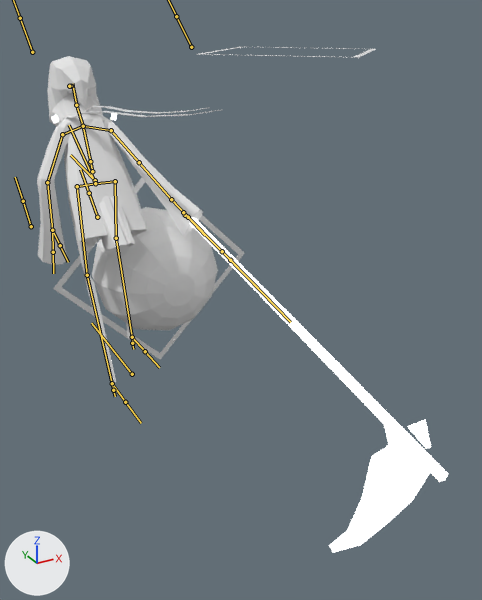
What one commit did to the FBX model NotAllSheep/Assets/Art/18_06_18/Reaper_02_Animation_03.fbx.
Before and after are seen from a camera (50 mm lens) standing at (-3.62, -9.43, 3.85) and looking at (0.28, -2.34, 0.31). Lighting does not change. The marker at lower left points along +X, +Y and +Z. Both versions are drawn at frame 2 of the action 'Armature|Scythe_LeftAction'; the numbers are the values there. The bones that bend it are drawn over the model as lines.
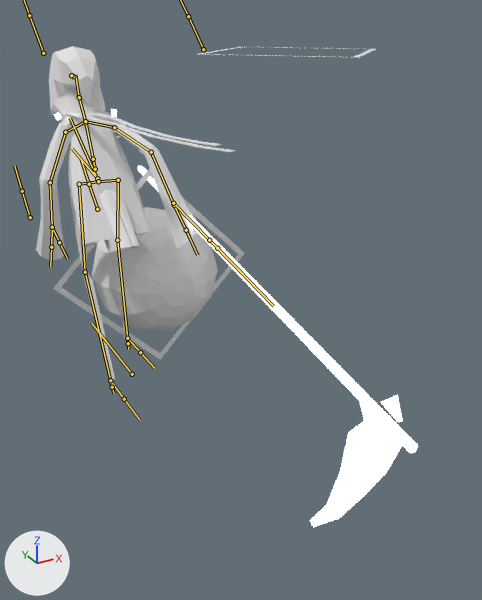
The change, as a list of edits to the scene's bpy script:
```text
Change bone_hip:
    where bone_hip = bpy.data.objects['Armature'].pose.bones['hip']  # child of 'parent'
    bone_hip.location: (-0.01, -0.09, 1.63) -> (0.01, -0.03, 1.35)
    bone_hip.rotation_quaternion: (0.902, 0.432, -0.007, 0.001) -> (0.914, 0.407, 0.007, -0.002)  # degrees (51, -1, 0) -> degrees (48, 1, 0)
Change bone_legs:
    where bone_legs = bpy.data.objects['Armature'].pose.bones['legs']  # child of 'hip'
    bone_legs.rotation_quaternion: (1.0, 0.0, 0.0, 0.0) -> (1.0, 0.0, -0.002, -0.013)  # degrees (0, 0, 0) -> degrees (0, 0, -2)
Change bone_thigh_l:
    where bone_thigh_l = bpy.data.objects['Armature'].pose.bones['thigh.l']  # child of 'pelvis.l'
    bone_thigh_l.rotation_quaternion: (0.96, 0.274, -0.046, -0.003) -> (0.946, 0.321, -0.047, -0.009)  # degrees (32, -5, -2) -> degrees (38, -5, -3)
Change bone_calf_l:
    where bone_calf_l = bpy.data.objects['Armature'].pose.bones['calf.l']  # child of 'thigh.l'
    bone_calf_l.rotation_quaternion: (0.999, -0.05, 0.0, 0.0) -> (0.993, -0.116, 0.0, -0.001)  # degrees (-6, 0, 0) -> degrees (-13, 0, 0)
Change bone_thigh_r:
    where bone_thigh_r = bpy.data.objects['Armature'].pose.bones['thigh.r']  # child of 'pelvis.r'
    bone_thigh_r.rotation_quaternion: (0.778, 0.621, 0.101, 0.004) -> (0.807, 0.582, 0.1, 0.011)  # degrees (78, 9, 8) -> degrees (72, 9, 8)
Change bone_calf_r:
    where bone_calf_r = bpy.data.objects['Armature'].pose.bones['calf.r']  # child of 'thigh.r'
    bone_calf_r.rotation_quaternion: (0.915, -0.404, 0.0, 0.004) -> (0.968, -0.249, 0.0, 0.002)  # degrees (-48, 0, 0) -> degrees (-29, 0, 0)
Change bone_abdomen:
    where bone_abdomen = bpy.data.objects['Armature'].pose.bones['abdomen']  # child of 'hip'
    bone_abdomen.rotation_quaternion: (0.979, 0.203, 0.0, -0.004) -> (0.982, 0.188, 0.0, 0.004)  # degrees (23, 0, 0) -> degrees (22, 0, 0)
Change bone_chest:
    where bone_chest = bpy.data.objects['Armature'].pose.bones['chest']  # child of 'abdomen'
    bone_chest.rotation_quaternion: (1.0, -0.014, 0.0, 0.0) -> (0.999, 0.034, -0.001, 0.001)  # degrees (-2, 0, 0) -> degrees (4, 0, 0)
Change bone_head:
    where bone_head = bpy.data.objects['Armature'].pose.bones['head']  # child of 'chest'
    bone_head.rotation_quaternion: (0.977, -0.211, 0.0, 0.0) -> (0.983, -0.186, 0.0, 0.001)  # degrees (-24, 0, 0) -> degrees (-21, 0, 0)
Change bone_head_001:
    where bone_head_001 = bpy.data.objects['Armature'].pose.bones['head.001']  # child of 'head'
    bone_head_001.rotation_quaternion: (0.923, -0.385, 0.0, 0.0) -> (0.927, -0.375, 0.0, 0.0)  # degrees (-45, 0, 0) -> degrees (-44, 0, 0)
Change bone_arm_upper_l:
    where bone_arm_upper_l = bpy.data.objects['Armature'].pose.bones['arm_upper.l']  # child of 'shoulder.l'
    bone_arm_upper_l.rotation_quaternion: (0.929, -0.019, -0.292, -0.224) -> (0.923, 0.038, -0.289, -0.25)  # degrees (7, -34, -29) -> degrees (15, -31, -34)
Change bone_arm_middle_l:
    where bone_arm_middle_l = bpy.data.objects['Armature'].pose.bones['arm_middle.l']  # child of 'arm_upper.l'
    bone_arm_middle_l.rotation_quaternion: (0.917, 0.178, 0.0, -0.358) -> (0.937, 0.155, 0.0, -0.312)  # degrees (19, 7, -41) -> degrees (17, 6, -36)
Change bone_arm_upper_l_001:
    where bone_arm_upper_l_001 = bpy.data.objects['Armature'].pose.bones['arm_upper.l.001']  # child of 'shoulder.l.001'
    bone_arm_upper_l_001.rotation_quaternion: (0.891, -0.312, 0.252, 0.213) -> (0.903, -0.362, 0.212, 0.091)  # degrees (-33, 36, 16) -> degrees (-44, 27, 1)
Change bone_arm_middle_l_001:
    where bone_arm_middle_l_001 = bpy.data.objects['Armature'].pose.bones['arm_middle.l.001']  # child of 'arm_upper.l.001'
    bone_arm_middle_l_001.rotation_quaternion: (1.0, -0.007, 0.0, -0.013) -> (0.946, 0.145, 0.0, 0.291)  # degrees (-1, 0, -2) -> degrees (16, -5, 34)
Change bone_handik_l_001:
    where bone_handik_l_001 = bpy.data.objects['Armature'].pose.bones['handIK.l.001']  # child of 'parent'
    bone_handik_l_001.location: (-1.15, 0.32, 0.43) -> (-1.15, -0.22, 0.55)
```

Pixel boxes (x1, y1, x2, y2) of what changed, in the pictures (482 x 600 px):
'Cube.008', posed: before (190, 217, 448, 552); after (138, 166, 418, 527)
'Cube.005', posed: before (37, 114, 203, 265); after (36, 110, 197, 260)
'Plane.003', posed: before (62, 115, 147, 247); after (64, 111, 149, 246)
'Plane.000', posed (8% taller): before (48, 56, 103, 126); after (49, 46, 106, 122)
'Cube', posed (11% narrower): before (67, 108, 131, 383); after (70, 104, 127, 380)
'Plane', posed (8% wider, 193% taller): before (62, 106, 221, 119); after (64, 112, 236, 152)
'Cube.004', posed (9% taller): before (51, 113, 117, 123); after (54, 109, 117, 120)
bone 'hip', root to tip: before (95, 183) to (69, 125); after (98, 181) to (70, 118)
bone 'legs', root to tip: before (95, 180) to (70, 155); after (97, 178) to (72, 148)
bone 'thigh.l', root to tip: before (77, 186) to (87, 275); after (79, 184) to (85, 272)
bone 'calf.l', root to tip: before (87, 275) to (112, 383); after (85, 272) to (110, 380)
bone 'thigh.r', root to tip: before (115, 181) to (116, 238); after (118, 180) to (117, 240)
bone 'calf.r', root to tip: before (116, 238) to (132, 337); after (117, 240) to (127, 338)
bone 'abdomen', root to tip: before (92, 171) to (90, 161); after (95, 169) to (93, 159)
bone 'chest', root to tip: before (90, 161) to (83, 126); after (93, 159) to (85, 121)
bone 'head', root to tip: before (83, 126) to (76, 105); after (85, 121) to (79, 97)
bone 'head.001', root to tip: before (76, 105) to (72, 83); after (79, 97) to (75, 74)
bone 'arm_upper.l', root to tip: before (62, 134) to (47, 182); after (65, 132) to (50, 182)
bone 'arm_middle.l', root to tip: before (47, 182) to (52, 230); after (50, 182) to (52, 227)
bone 'arm_upper.l.001', root to tip: before (111, 130) to (139, 162); after (114, 127) to (151, 152)
bone 'arm_middle.l.001', root to tip: before (139, 162) to (171, 199); after (151, 152) to (174, 205)
bone 'handIK.l.001', root to tip: before (185, 215) to (186, 216); after (174, 205) to (175, 206)
